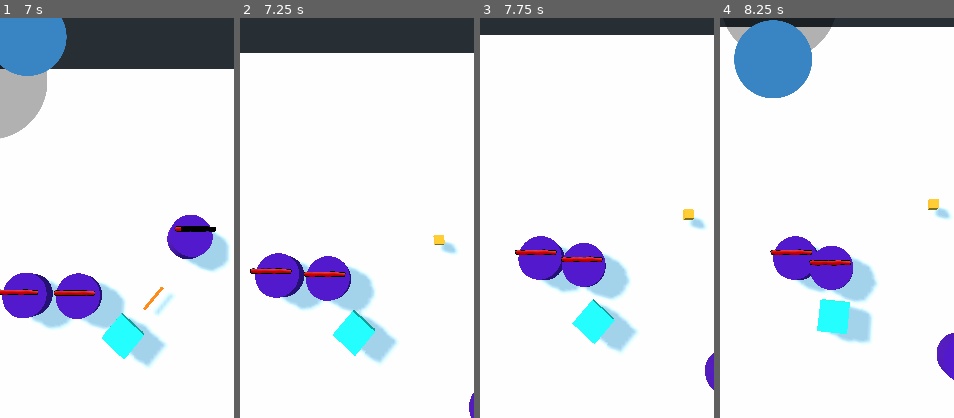
Above: before the commit, frames 1-4 (left to right).
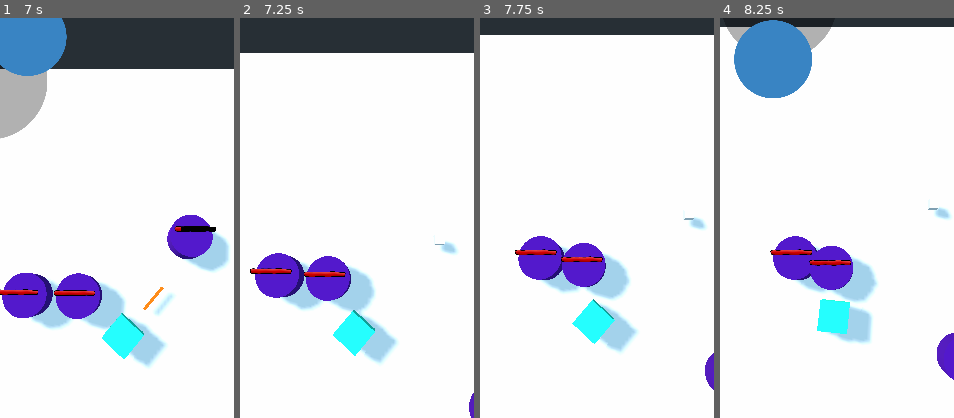
Above: after the commit, the same moments.

Repository: jeffsieu/coma-dash
Game: Godot game, scene res://Scene/Game.tscn
Same seed, same stepped clock (60 frames per second), same inputs: the game is played once before the commit and once after it.
Inputs (mouse positions are % of the whole screen's width and height, from its top left):
- Up to frame 1 (7 s): click "PLAY" at 0.5 s; click (93, 5) at 1.25 s; click "RESUME" at 2 s; move the mouse to (72, 45) at 2.77 s; click (72, 45) at 2.92 s; drag from (30, 55) to (45, 70) at 3.52 s; move the mouse to (60, 28) at 4.27 s; click (60, 28) at 4.42 s; drag from (45, 70) to (20, 35) at 5.02 s; move the mouse to (80, 65) at 5.77 s; click (80, 65) at 5.92 s; drag from (20, 35) to (35, 25) at 6.52 s
- Up to frame 2 (7.25 s): no input
- Up to frame 3 (7.75 s): move the mouse to (55, 50) at 7.27 s; click (55, 50) at 7.42 s
- Up to frame 4 (8.25 s): drag from (35, 25) to (30, 55) at 8.02 s
The pictures show only the part of the screen within x 22-72%, y 27-77%; the shares and areas given below are measured in that part.

Frame 1 is identical in both runs. In frame 2, 0.1% of the frame differs, in the area x 82-88%, y 54-57%; in frame 3, 0.1%, in the area x 86-92%, y 47-51%; in frame 4, 0.1%.

Commit message:
Do halfway

Diff:
--- /dev/null
+++ b/Crate/Crate.tscn
@@ -0,0 +1,20 @@
+[gd_scene load_steps=4 format=2]
+
+[sub_resource type="CubeMesh" id=1]
+
+[sub_resource type="SpatialMaterial" id=2]
+albedo_color = Color( 0.639216, 0.384314, 0.0862745, 1 )
+
+[sub_resource type="BoxShape" id=3]
+
+[node name="Crate" type="KinematicBody"]
+transform = Transform( 0.7, 0, 0, 0, 0.7, 0, 0, 0, 0.7, 0, 0, 0 )
+collision_layer = 8
+collision_mask = 0
+
+[node name="CSGMesh" type="CSGMesh" parent="."]
+mesh = SubResource( 1 )
+material = SubResource( 2 )
+
+[node name="CollisionShape" type="CollisionShape" parent="."]
+shape = SubResource( 3 )
--- a/Enemy/Zombie.gd
+++ b/Enemy/Zombie.gd
@@ -6,6 +6,7 @@
 const Collectible = preload("res://Loot/Collectible.gd")
 const Crystal := preload("res://Loot/Crystal.tscn")
 const ExpOrb = preload("res://Loot/ExpOrb.tscn")
+const HealthBoost = preload("res://Loot/HealthBoost.tscn")
 
 const movement_speed := 2
 const gravity := 5
--- /dev/null
+++ b/EnemySpawner/Spawner.gd
@@ -0,0 +1,40 @@
+extends Area
+class_name Spawner
+
+const Zombie = preload("res://Enemy/Zombie.tscn")
+var _level
+
+const max_count := 15
+const _respawn_time := 2
+
+var _spawn_cooldown: float = 0
+var _is_running := false
+var _wave: Wave
+
+signal spawned
+
+func start(wave: Wave) -> void:
+	_wave = wave
+	connect("spawned", _wave, "on_enemy_spawned")
+	_is_running = true
+
+func stop(wave: Wave) -> void:
+	_is_running = false
+
+func _ready() -> void:
+	_level = get_tree().get_root().find_node("Level", true, false)
+	add_to_group("spawners")
+
+func _process(delta: float) -> void:
+	if _is_running:
+		if _spawn_cooldown <= 0 and _wave.spawned_count < _wave.total_count:
+			var enemy: Enemy = _get_next_enemy_type().instance()
+			enemy.transform.origin = transform.origin + Vector3(randf() * scale.x, -enemy.scale.y, randf() * scale.z)
+			enemy.connect("died", _wave, "on_enemy_died")
+			_level.add_child(enemy)
+			emit_signal("spawned", self, enemy)
+			_spawn_cooldown += _respawn_time
+		_spawn_cooldown -= delta
+
+func _get_next_enemy_type():
+	return Zombie
--- a/LevelManager/LevelManager.gd
+++ b/LevelManager/LevelManager.gd
@@ -2,6 +2,7 @@
 class_name LevelManager
 
 var _level
+var _player
 
 var current_wave: Wave
 var current_wave_count: int = 0
@@ -17,8 +18,10 @@
 	_level = get_tree().get_root().find_node("Level", true, false)
 	loot_manager = LootManager.new(self)
 	_spawn_wave()
-	var player: Player = _level.get_node("Player")
-	player.connect("health_changed", self, "_on_player_health_changed")
+	_player = _level.get_node("Player")
+	_player.connect("health_changed", self, "_on_player_health_changed")
+
+	loot_manager.connect("heal_player", _player, "on_heal")
 	self.connect("enemy_died", loot_manager, "_on_enemy_died")
 
 func _end() -> void:
--- a/LevelManager/LootManager.gd
+++ b/LevelManager/LootManager.gd
@@ -4,9 +4,12 @@
 const Collectible = preload("res://Loot/Collectible.gd")
 
 var _level_manager
+var _player
 
 var crystal_count := 0
 var exp_count := 0
+
+signal heal_player
 
 func _init(level_manager) -> void:
 	_level_manager = level_manager
@@ -32,4 +35,7 @@
 			crystal_count += item.value
 		Collectible.EXPORB:
 			exp_count += item.value
+		Collectible.HEAL:
+			emit_signal("heal_player", item.value)
+
 	_level_manager.on_loot_collected()
--- a/Loot/Collectible.gd
+++ b/Loot/Collectible.gd
@@ -3,7 +3,8 @@
 
 enum {
 	CRYSTAL,
-	EXPORB
+	EXPORB,
+	HEAL
 }
 
 var Player = load("res://Player/Player.gd")
--- a/Loot/ExpOrb.tscn
+++ b/Loot/ExpOrb.tscn
@@ -20,7 +20,7 @@
 
 [node name="CSGMesh" type="CSGMesh" parent="."]
 mesh = SubResource( 1 )
-material = SubResource( 2 )
+material = SubResource( 3 )
 
 [node name="ItemArea" type="Area" parent="."]
 collision_layer = 8
--- /dev/null
+++ b/Loot/HealthBoost.gd
@@ -0,0 +1,14 @@
+extends Collectible
+
+class_name HealthBoost
+
+const type: int = Collectible.HEAL
+
+# Called when the node enters the scene tree for the first time.
+func _ready() -> void:
+	pass # Replace with function body.
+
+
+# Called every frame. 'delta' is the elapsed time since the previous frame.
+#func _process(delta: float) -> void:
+#	pass
--- /dev/null
+++ b/Loot/HealthBoost.tscn
@@ -0,0 +1,23 @@
+[gd_scene load_steps=5 format=2]
+
+[ext_resource path="res://Loot/HealthBoost.gd" type="Script" id=1]
+
+[sub_resource type="CubeMesh" id=1]
+
+[sub_resource type="SpatialMaterial" id=2]
+albedo_color = Color( 0.772549, 0.0352941, 0.0352941, 1 )
+
+[sub_resource type="BoxShape" id=3]
+
+[node name="HealthBoost" type="KinematicBody"]
+transform = Transform( 0.4, 0, 0, 0, 0.4, 0, 0, 0, 0.4, 0, 0, 0 )
+collision_layer = 2
+collision_mask = 524288
+script = ExtResource( 1 )
+
+[node name="CSGMesh" type="CSGMesh" parent="."]
+mesh = SubResource( 1 )
+material = SubResource( 2 )
+
+[node name="CollisionShape" type="CollisionShape" parent="."]
+shape = SubResource( 3 )
--- a/Player/Player.gd
+++ b/Player/Player.gd
@@ -81,3 +81,9 @@
 		var old_health := health
 		health -= entity.damage
 		emit_signal("health_changed", old_health, health)
+
+func on_heal(heal: int) -> void:
+	var old_health = health
+	health += heal
+	health = min(max_health, health)
+	emit_signal("health_changed", old_health, health)
--- a/project.godot
+++ b/project.godot
@@ -44,6 +44,11 @@
 "language": "GDScript",
 "path": "res://GUI/GUI.gd"
 }, {
+"base": "Collectible",
+"class": "HealthBoost",
+"language": "GDScript",
+"path": "res://Loot/HealthBoost.gd"
+}, {
 "base": "Node",
 "class": "LevelManager",
 "language": "GDScript",
@@ -64,6 +69,11 @@
 "language": "GDScript",
 "path": "res://Scene/SceneManager.gd"
 }, {
+"base": "Area",
+"class": "Spawner",
+"language": "GDScript",
+"path": "res://EnemySpawner/Spawner.gd"
+}, {
 "base": "Reference",
 "class": "Wave",
 "language": "GDScript",
@@ -82,10 +92,12 @@
 "EnemySpawner": "",
 "ExpOrb": "",
 "GUI": "",
+"HealthBoost": "",
 "LevelManager": "",
 "LootManager": "",
 "Player": "",
 "SceneManager": "",
+"Spawner": "",
 "Wave": "",
 "Zombie": ""
 }
